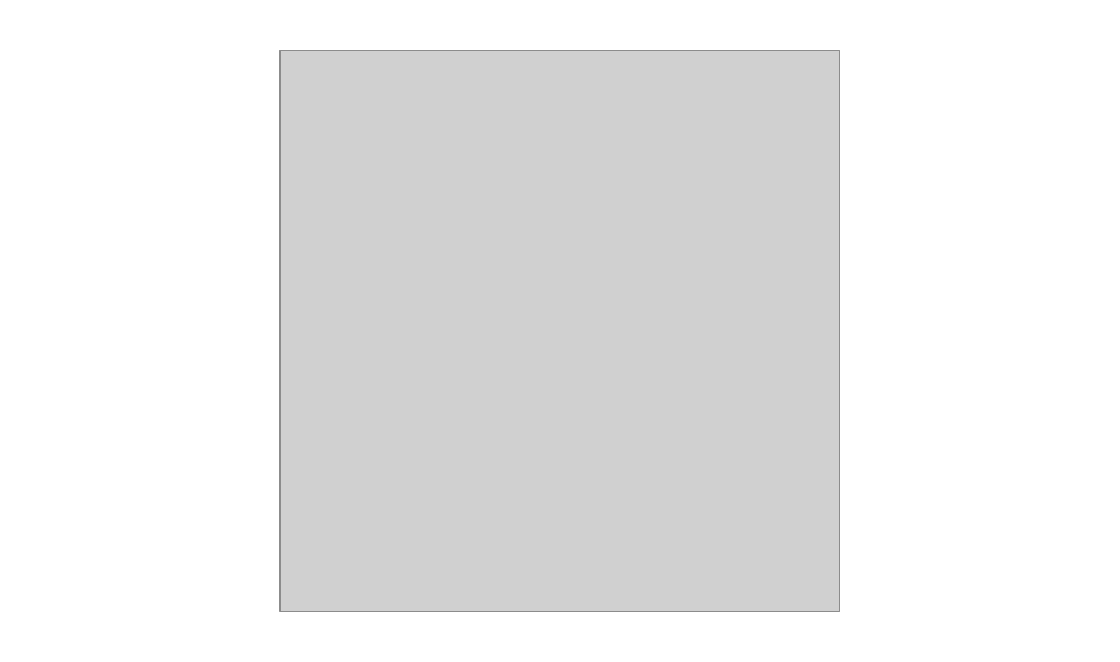
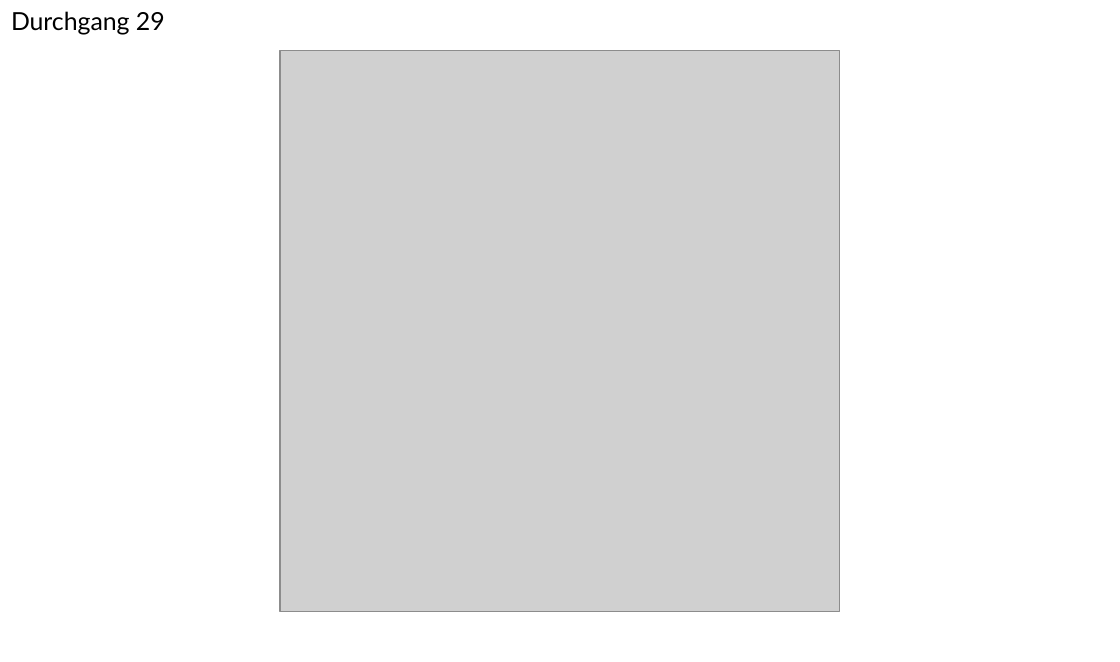
Before and after one commit to mfkattner/mfkattner.github.io, a slide deck: slide 29 of doc/ml-constant.pptx. Drawn at 1120x662 pixels with LibreOffice and Linux fonts; fonts in the diff are those of the drawing; grey boxes stand for pictures. Boxes give left, top, right and bottom in pixels: in the first picture for what was removed or moved away, otherwise in the second. Text is boxed around its words. In the diff, an @@ line names an element or a change of style, - is before the commit and + after.

```diff
--- a/doc/ml-constant.pptx
+++ b/doc/ml-constant.pptx
@@ page number added at [11,11,165,35], 16 pt, text #000000 @@
+Durchgang 29
```
Also in this commit, not shown: 32 other slides changed, 1 other file.
